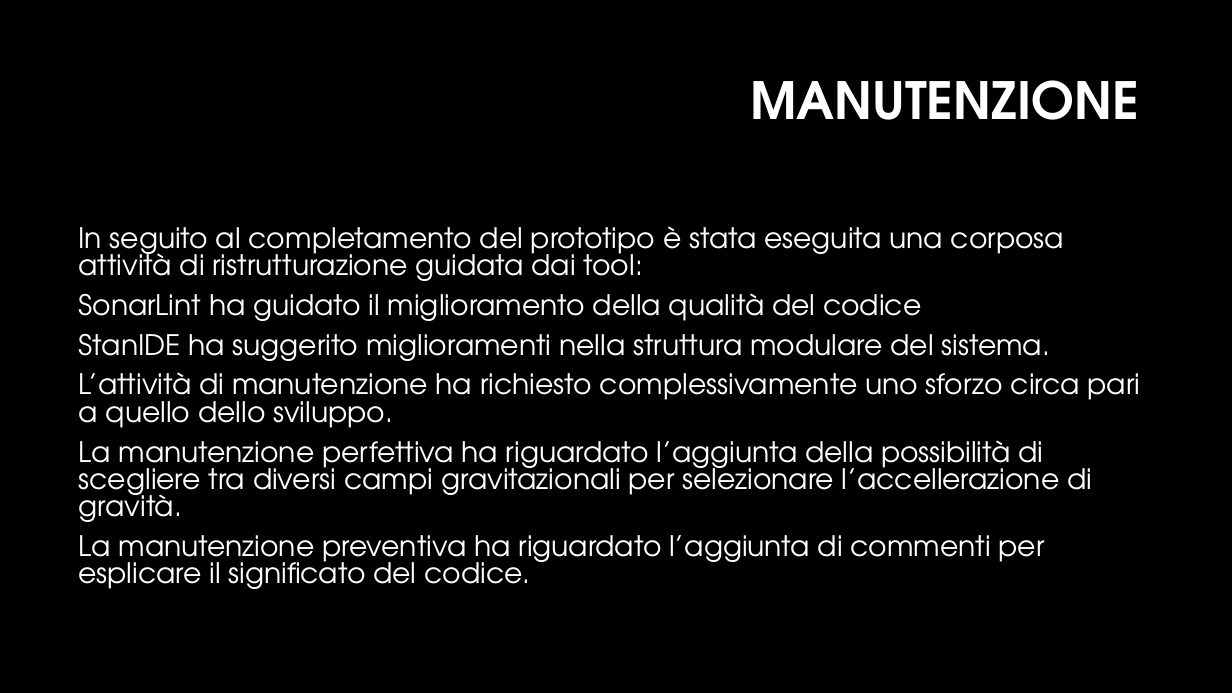
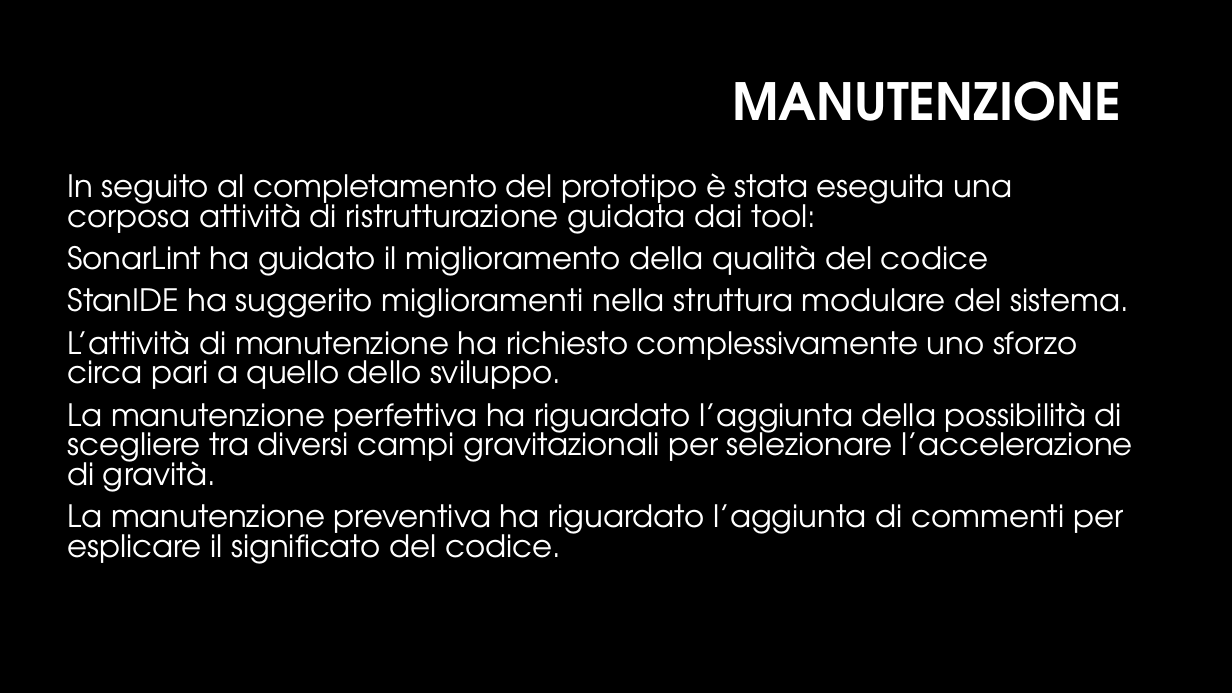
Before and after one commit to MarcoMarcoulli/FallSimulatorRepository, a slide deck: slide 13 of Docs/Documents/Presentazione/presentazioneFallSimulator.pptx. Drawn at 1232x693 pixels with LibreOffice and Linux fonts; fonts in the diff are those of the drawing; background and template pictures are left out. Boxes give left, top, right and bottom in pixels: in the first picture for what was removed or moved away, otherwise in the second. Text is boxed around its words. In the diff, an @@ line names an element or a change of style, - is before the commit and + after.

```diff
--- a/Docs/Documents/Presentazione/presentazioneFallSimulator.pptx
+++ b/Docs/Documents/Presentazione/presentazioneFallSimulator.pptx
@@ title "MANUTENZIONE": place and size @@
-title "MANUTENZIONE" at (750,80,1139,120)
+title "MANUTENZIONE" at (732,81,1121,121)
@@ text "In seguito al completamento del ...": place and size @@
-text "In seguito al completamento del ..." at (79,226,1141,589)
+text "In seguito al completamento del ..." at (67,173,1133,564)
@@ text at (67,173,1129,564): size 22 to 24 pt in "In seguito al completamento del prototipo è ...", "SonarLint ha guidato il miglioramento della qualità ...", "StanIDE ha suggerito miglioramenti nella struttura modulare ...", "L’attività di manutenzione ha richiesto complessivamente uno ..." and 1 more places @@
@@ text at (67,402,1133,492): text changed; size 22 to 24 pt @@
-La manutenzione perfettiva ha riguardato l’aggiunta della possibilità di scegliere tra diversi campi gravitazionali per selezionare l’accellerazione di gravità.
+La manutenzione perfettiva ha riguardato l’aggiunta della possibilità di scegliere tra diversi campi gravitazionali per selezionare l’accelerazione di gravità.
```
Also in this commit, not shown: 12 other slides changed, 1 slide removed.
